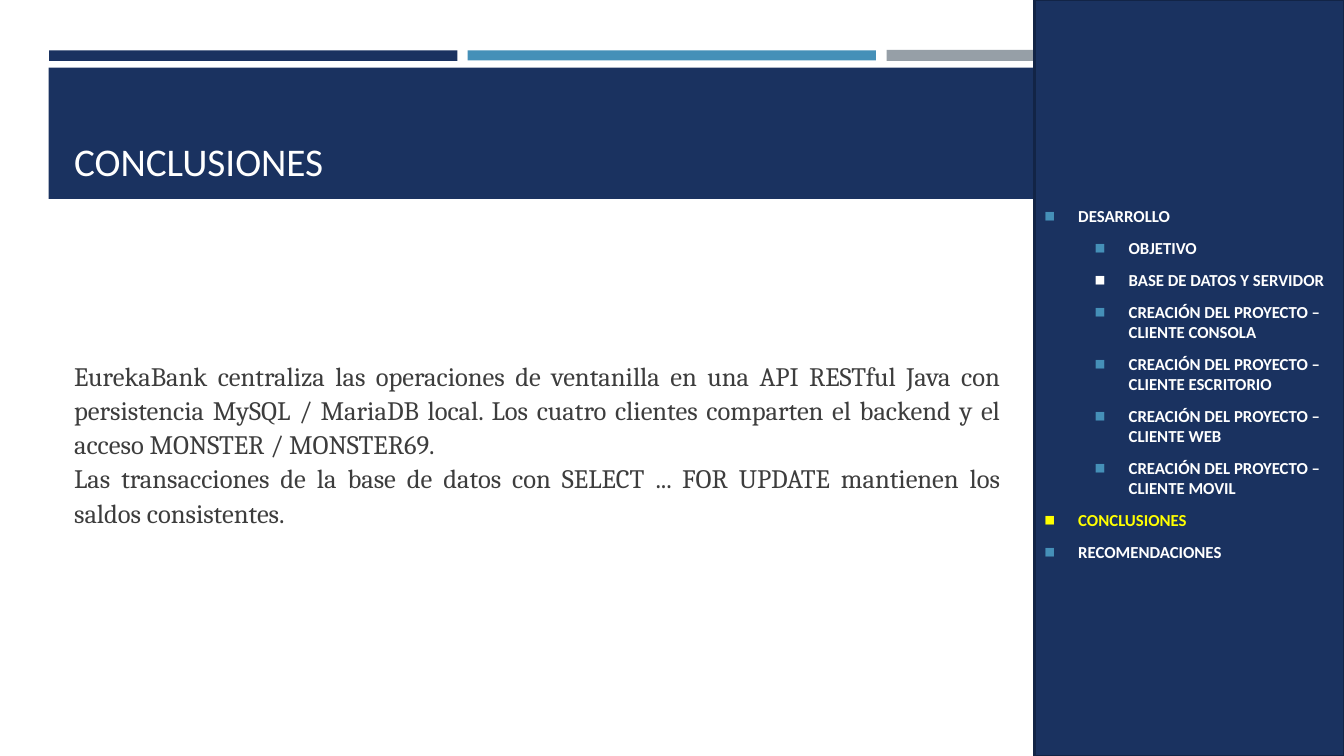
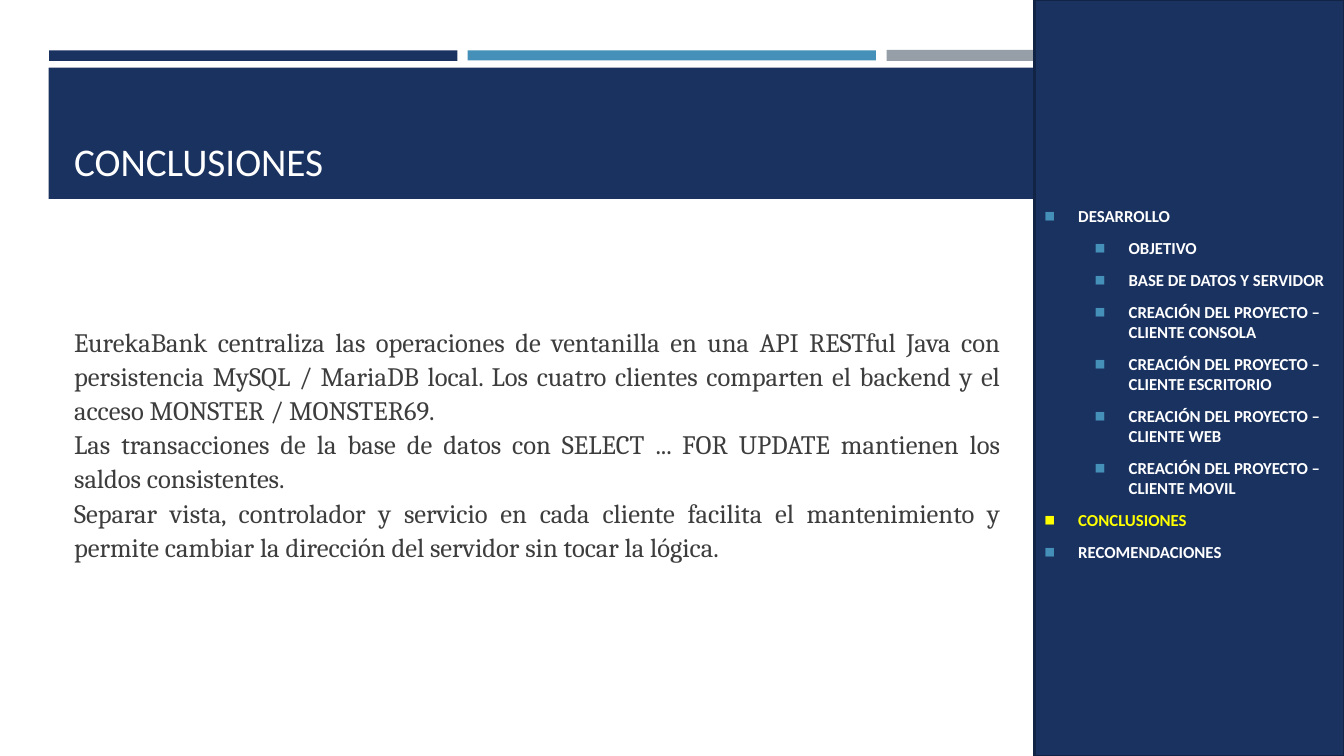
Before and after one commit to MATEOCAIZA/TG.1.3.-PAO202651_EUREKA_BDD_LOCAL_RESTFUL_JAVA_NRC36884_GR06, a slide deck: slide 22 of 05. DOCUMENTACION/PRESENTACION TG.1.3. EUREKABANK RESTFUL con BDD LOCAL en JAVA GR06.pptx. Drawn at 1344x756 pixels with LibreOffice and Linux fonts; fonts in the diff are those of the drawing. Boxes give left, top, right and bottom in pixels: in the first picture for what was removed or moved away, otherwise in the second. Text is boxed around its words. In the diff, an @@ line names an element or a change of style, - is before the commit and + after.

```diff
--- a/05. DOCUMENTACION/PRESENTACION TG.1.3. EUREKABANK RESTFUL con BDD LOCAL en JAVA GR06.pptx
+++ b/05. DOCUMENTACION/PRESENTACION TG.1.3. EUREKABANK RESTFUL con BDD LOCAL en JAVA GR06.pptx
@@ text at bbox=[74, 504, 1000, 563]: paragraph added @@
+Separar vista, controlador y servicio en cada cliente facilita el mantenimiento y permite cambiar la dirección del servidor sin tocar la lógica.
```
Also in this commit, not shown: 21 other slides changed, 3 other files.
